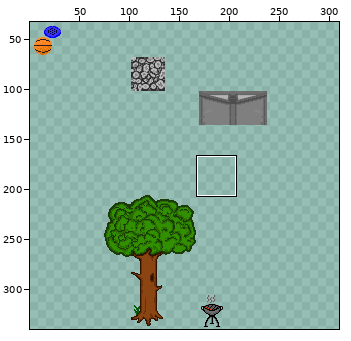
A sprite sheet gets an edit: maps/Lysander.png. The first picture is a wide view before the edit; the outline marks the close-up.
Close-up. As it was:
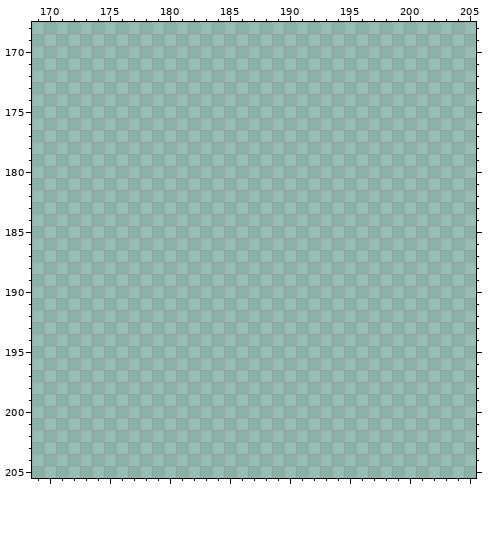
The file is 340x340 pixels. Pixels under 10% opacity are left out. Colours within 5 levels of each other are drawn and written as one. Shown: x 169..205, y 168..205. The wide view leaves out empty margins. The commit also changed other parts of the picture, which this record leaves out.
After:
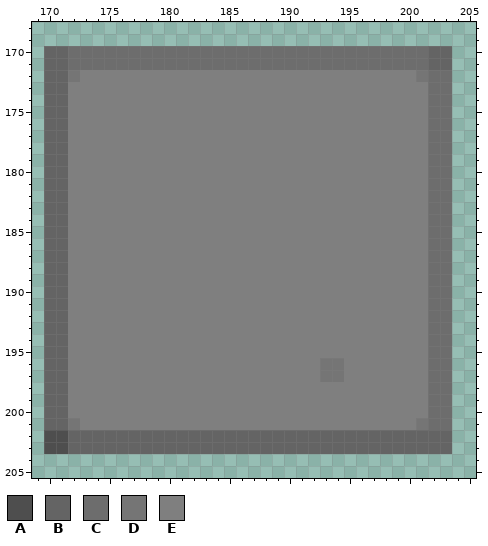
Palette (. is transparent): A #4e4e4e  B #646464  C #6d6d6d  D #757575  E #7f7f7f
Diff:
{"y":170,"x":170,"old":"..................................","new":"BBCCCCCCCCCCCCCCCCCCCCCCCCCCCCCCBB"}
{"y":171,"x":170,"old":"..................................","new":"BBCCCCCCCCCCCCCCCCCCCCCCCCCCCCCCBB"}
{"y":172,"x":170,"old":"..................................","new":"BBDEEEEEEEEEEEEEEEEEEEEEEEEEEEEDCC"}
{"y":173,"x":170,"old":"..................................","new":"BBEEEEEEEEEEEEEEEEEEEEEEEEEEEEEECC"}
{"y":174,"x":170,"old":"..................................","new":"BBEEEEEEEEEEEEEEEEEEEEEEEEEEEEEECC"}
{"y":175,"x":170,"old":"..................................","new":"BBEEEEEEEEEEEEEEEEEEEEEEEEEEEEEECC"}
{"y":176,"x":170,"old":"..................................","new":"BBEEEEEEEEEEEEEEEEEEEEEEEEEEEEEECC"}
{"y":177,"x":170,"old":"..................................","new":"BBEEEEEEEEEEEEEEEEEEEEEEEEEEEEEECC"}
{"y":178,"x":170,"old":"..................................","new":"BBEEEEEEEEEEEEEEEEEEEEEEEEEEEEEECC"}
{"y":179,"x":170,"old":"..................................","new":"BBEEEEEEEEEEEEEEEEEEEEEEEEEEEEEECC"}
{"y":180,"x":170,"old":"..................................","new":"BBEEEEEEEEEEEEEEEEEEEEEEEEEEEEEECC"}
{"y":181,"x":170,"old":"..................................","new":"BBEEEEEEEEEEEEEEEEEEEEEEEEEEEEEECC"}
{"y":182,"x":170,"old":"..................................","new":"BBEEEEEEEEEEEEEEEEEEEEEEEEEEEEEECC"}
{"y":183,"x":170,"old":"..................................","new":"BBEEEEEEEEEEEEEEEEEEEEEEEEEEEEEECC"}
{"y":184,"x":170,"old":"..................................","new":"BBEEEEEEEEEEEEEEEEEEEEEEEEEEEEEECC"}
{"y":185,"x":170,"old":"..................................","new":"BBEEEEEEEEEEEEEEEEEEEEEEEEEEEEEECC"}
{"y":186,"x":170,"old":"..................................","new":"BBEEEEEEEEEEEEEEEEEEEEEEEEEEEEEECC"}
{"y":187,"x":170,"old":"..................................","new":"BBEEEEEEEEEEEEEEEEEEEEEEEEEEEEEECC"}
{"y":188,"x":170,"old":"..................................","new":"BBEEEEEEEEEEEEEEEEEEEEEEEEEEEEEECC"}
{"y":189,"x":170,"old":"..................................","new":"BBEEEEEEEEEEEEEEEEEEEEEEEEEEEEEECC"}
{"y":190,"x":170,"old":"..................................","new":"BBEEEEEEEEEEEEEEEEEEEEEEEEEEEEEECC"}
{"y":191,"x":170,"old":"..................................","new":"BBEEEEEEEEEEEEEEEEEEEEEEEEEEEEEECC"}
{"y":192,"x":170,"old":"..................................","new":"BBEEEEEEEEEEEEEEEEEEEEEEEEEEEEEECC"}
{"y":193,"x":170,"old":"..................................","new":"BBEEEEEEEEEEEEEEEEEEEEEEEEEEEEEECC"}
{"y":194,"x":170,"old":"..................................","new":"BBEEEEEEEEEEEEEEEEEEEEEEEEEEEEEECC"}
{"y":195,"x":170,"old":"..................................","new":"BBEEEEEEEEEEEEEEEEEEEEEEEEEEEEEECC"}
{"y":196,"x":170,"old":"..................................","new":"BBEEEEEEEEEEEEEEEEEEEEEDDEEEEEEECC"}
{"y":197,"x":170,"old":"..................................","new":"BBEEEEEEEEEEEEEEEEEEEEEDDEEEEEEECC"}
{"y":198,"x":170,"old":"..................................","new":"BBEEEEEEEEEEEEEEEEEEEEEEEEEEEEEECC"}
{"y":199,"x":170,"old":"..................................","new":"BBEEEEEEEEEEEEEEEEEEEEEEEEEEEEEECC"}
{"y":200,"x":170,"old":"..................................","new":"BBEEEEEEEEEEEEEEEEEEEEEEEEEEEEEECC"}
{"y":201,"x":170,"old":"..................................","new":"BBDEEEEEEEEEEEEEEEEEEEEEEEEEEEEDCC"}
{"y":202,"x":170,"old":"..................................","new":"AABBBBBBBBBBBBBBBBBBBBBBBBBBBBBBBB"}
{"y":203,"x":170,"old":"..................................","new":"AABBBBBBBBBBBBBBBBBBBBBBBBBBBBBBBB"}
{"label":"added","picture_box":[44,46,452,454]}
